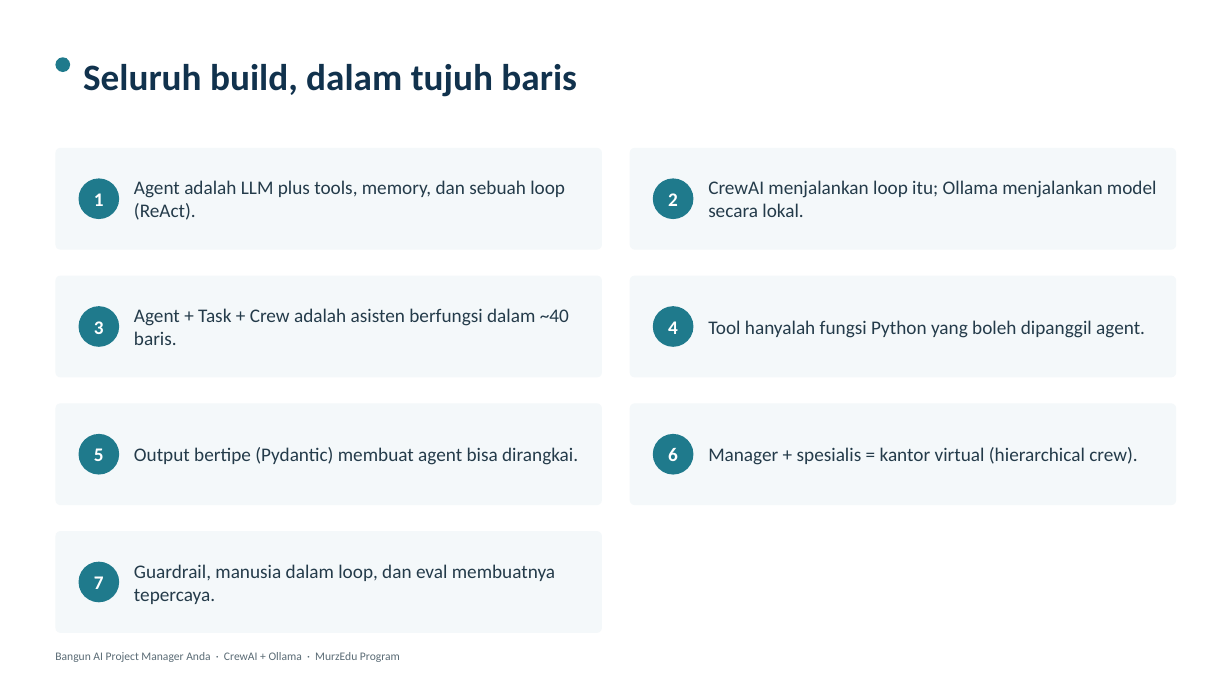
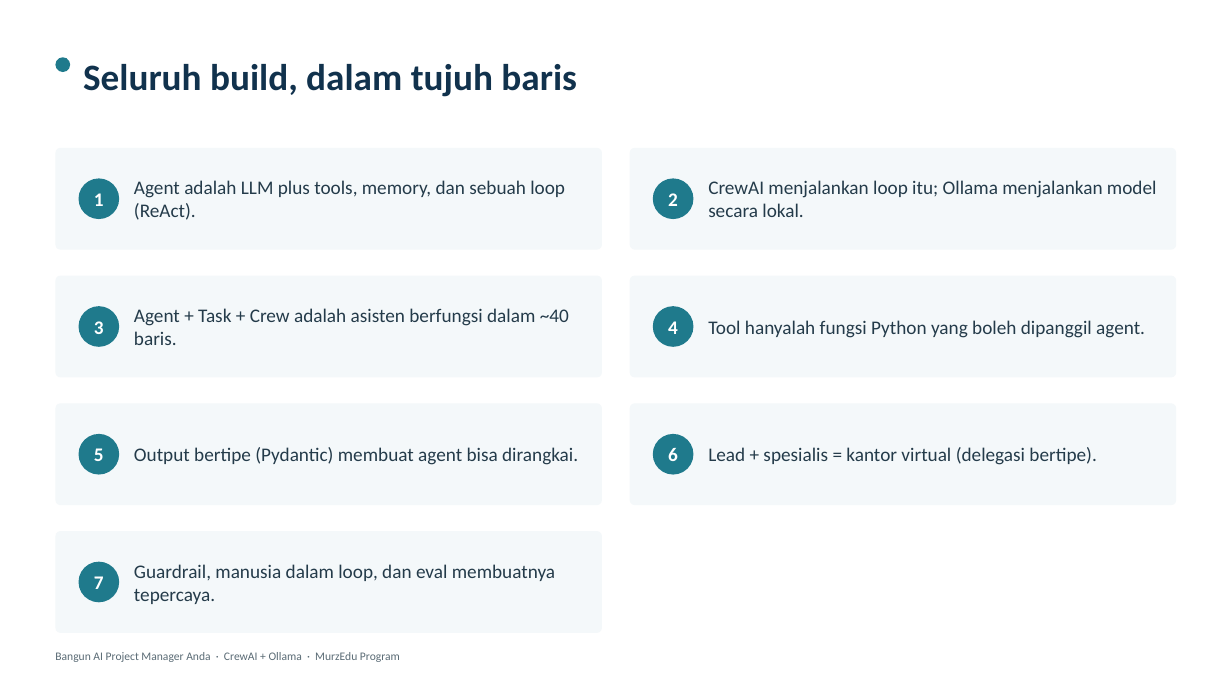
Before and after one commit to adepuu/ai-pm-workshop, a slide deck: slide 26 of MurzEdu_AI_Workshop_Package/01_Slide_Deck/AI_Project_Manager_Workshop_ID.pptx. Drawn at 1232x693 pixels with LibreOffice and Linux fonts; fonts in the diff are those of the drawing. Boxes give left, top, right and bottom in pixels: in the first picture for what was removed or moved away, otherwise in the second. Text is boxed around its words. In the diff, an @@ line names an element or a change of style, - is before the commit and + after.

```diff
--- a/MurzEdu_AI_Workshop_Package/01_Slide_Deck/AI_Project_Manager_Workshop_ID.pptx
+++ b/MurzEdu_AI_Workshop_Package/01_Slide_Deck/AI_Project_Manager_Workshop_ID.pptx
@@ text at <box>708,447,1096,465</box>: text changed @@
-Manager + spesialis = kantor virtual (hierarchical crew).
+Lead + spesialis = kantor virtual (delegasi bertipe).
```
Also in this commit, not shown: 9 other slides changed, 28 other files.
